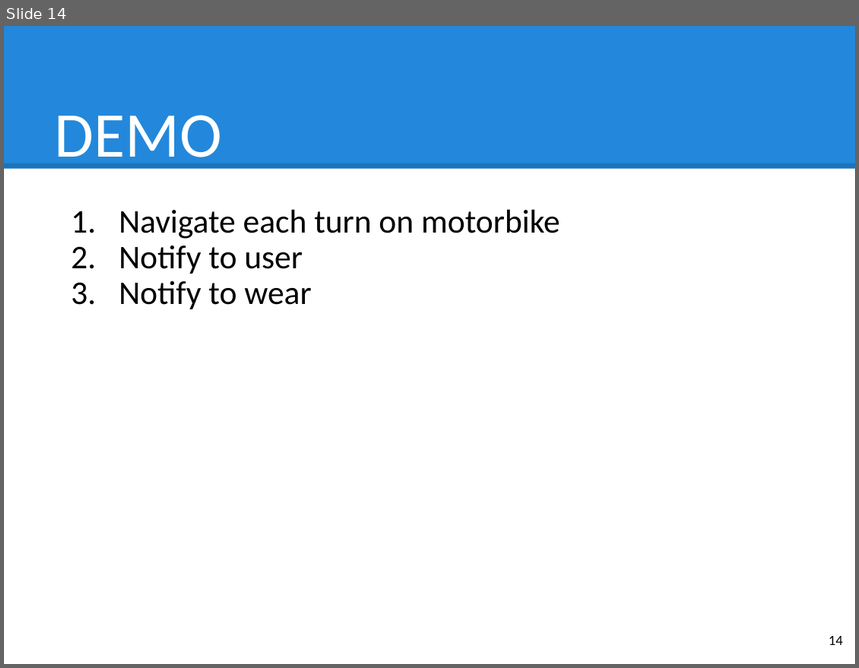
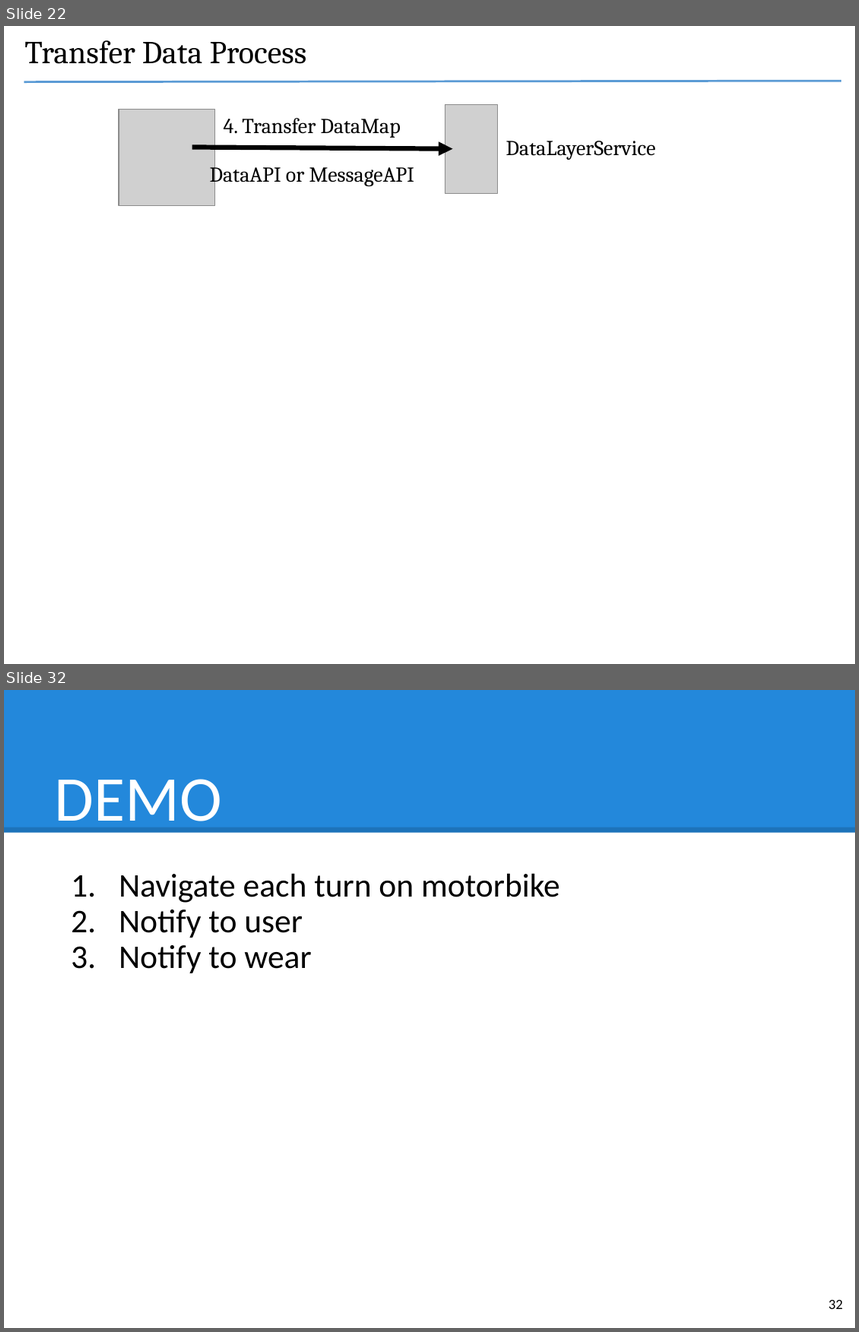
Before and after one commit to hqt/street-router, a slide deck: Document/presentation/nam/7 wear.pptx. Shown one above the other, each under a label of ours: slide 14 before the commit, slides 22 and 32 after it; the slides between them are not shown. The pictures are 859x668 and 859x1332 pixels, drawn with LibreOffice and Linux fonts; fonts in the diff are those of the drawing; grey boxes stand for pictures. Boxes give left, top, right and bottom in pixels: in the first picture for what was removed or moved away, otherwise in the second. Text is boxed around its words. In the diff, an @@ line names an element or a change of style, - is before the commit and + after.

```diff
--- a/Document/presentation/nam/7 wear.pptx
+++ b/Document/presentation/nam/7 wear.pptx
@@ slide 22 added at (4,26,855,664), background #FFFFFF @@
@@ title added at (25,40,307,64), 27 pt, text #000000 @@
+Transfer Data Process
@@ line added from (25, 82) to (842, 81), #5B9BD5 1.75 pt @@
@@ picture added at (119,110,215,205) @@
@@ picture added at (445,104,498,194) @@
@@ text added at (224,118,401,138), 18 pt, text #000000 @@
+4. Transfer DataMap
@@ arrow added from (192, 147) to (452, 148), #000000 4 pt @@
@@ text added at (210,162,414,186), 18 pt, text #000000 @@
+DataAPI or MessageAPI
@@ text added at (506,141,656,160), 18 pt, text #000000 @@
+DataLayerService
@@ what was slide 14 is now slide 32 @@
@@ page number at (829,1300,843,1309): text changed @@
-14
+32
```
Also in this commit, not shown: 19 other slides added, 2 slides removed, 4 other files.
